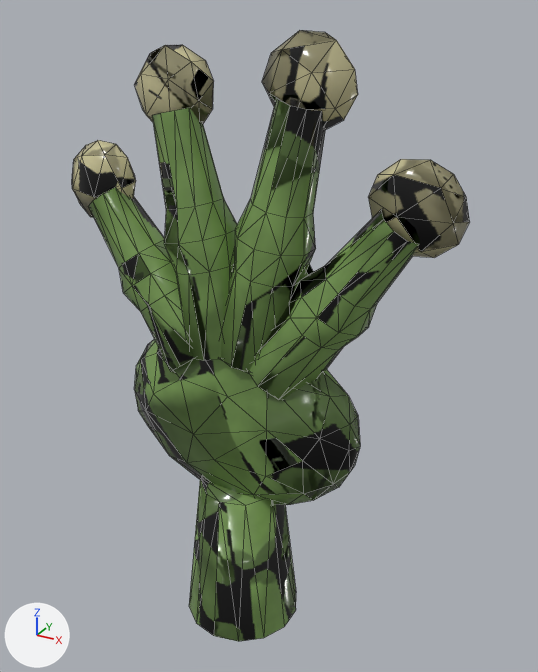
A saved change to the Blender file assets/source/blender/cpart_hand_frog.blend.
Before and after are seen from a camera (50 mm lens) standing at (0.0763, -0.1252, 0.113) and looking at (0.0047, 0.0049, 0.0479). The lights are fixed; the arrows at lower left show +X, +Y and +Z. The older version comes first. Mesh edges are drawn as thin lines.

Names of what the first picture shows: 'HandFrog', 'Pads'.
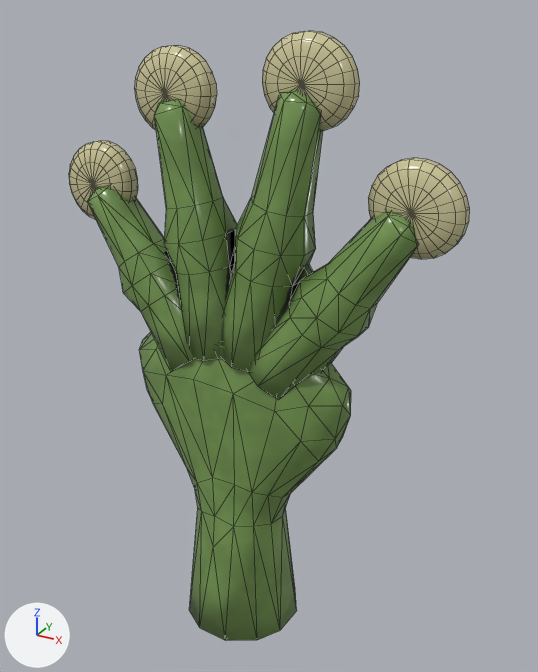
What differs and where, as boxes (x1, y1, x2, y2) in the pictures (538 x 672 px; the box of a moved part takes in the faces that stretch with it):
'HandFrog', reshaped
    before: (89, 98, 419, 641)
    after: (87, 90, 418, 641)
'Pads', reshaped
    before: (72, 30, 469, 258)
    after: (69, 31, 470, 259)
part 1 of me_handfrog_mesh, rebuilt (86% taller)
    before: (135, 339, 360, 505)
    after: (139, 332, 351, 641)
part 2 of me_handfrog_mesh, deleted
    before: (189, 478, 296, 641)
part 3 of me_handfrog_mesh, moved or reshaped
    before: (89, 98, 419, 371)
    after: (87, 90, 418, 370)
part 4 of me_handfrog_mesh, surface changed
    both: (124, 114, 417, 399)
part 5 of me_pads_mesh, rebuilt (8% wider)
    before: (72, 140, 136, 218)
    after: (69, 140, 138, 219)
part 6 of me_pads_mesh, rebuilt
    before: (368, 159, 469, 258)
    after: (368, 158, 470, 259)
part 7 of me_pads_mesh, rebuilt
    before: (262, 30, 358, 130)
    after: (262, 31, 360, 131)
part 8 of me_pads_mesh, rebuilt (6% taller)
    before: (134, 45, 214, 125)
    after: (134, 45, 217, 130)

The change, as a diff of the scene's bpy script:
```diff
--- a/assets/source/blender/cpart_hand_frog.blend.py
+++ b/assets/source/blender/cpart_hand_frog.blend.py
@@ me_handfrog_mesh @@
-me_handfrog_mesh.from_pydata(...)  # 341 vertices, 572 faces; spans x -0.0366..0.0384, y -0.0137..0.0137, z -0.024..0.0984
+me_handfrog_mesh.from_pydata(...)  # 330 vertices, 628 faces; spans x -0.037..0.0389, y -0.0136..0.0136, z -0.0249..0.1004
+# me_handfrog_mesh part 1: the loose piece of 86 vertices spanning x -0.029..0.029, y -0.0084..0.0084, z 0.008..0.052 is rebuilt with 105 vertices and now spans x -0.0266..0.0266, y -0.0136..0.0136, z -0.0249..0.0533
+# me_handfrog_mesh part 2: the loose piece of 25 vertices spanning x -0.0134..0.0134, y -0.0137..0.0137, z -0.024..0.012 is deleted
+# me_handfrog_mesh part 3
+# 65 vertices are removed from x -0.0366..0.0384, y -0.0084..0.0084, z 0.04..0.0984
+# 179 faces are deleted
+# 7 vertices in x 0.0045..0.0301, y -0.0062..0.0062, z 0.0614..0.0795 move by (0.0001, 0.0, 0.0002)
+# 6 vertices in x 0.0206..0.0301, y -0.0062..0.0062, z 0.0614..0.0684 move by (0.0001, 0.0, 0.0001)
+# 5 vertices in x -0.0243..0.0161, y -0.0062..0.0062, z 0.0633..0.0771 move by (0.0, 0.0, 0.0002)
+# 5 vertices in x -0.0134..-0.0041, y -0.005..0.005, z 0.0757..0.0777 move by (-0.0001, 0.0, 0.0002)
+# 4 vertices move from x -0.029..0.0143, y -0.0019..0.005, z 0.0599..0.0975 to x -0.0291..0.0139, y -0.0019..0.005, z 0.06..0.0979
+# 60 vertices are added at x -0.037..0.0389, y -0.0081..0.0081, z 0.0414..0.1004
+# 231 new faces join them
+# me_handfrog_mesh part 4: 191 kept faces spanning x -0.0291..0.0384, y -0.0084..0.0084, z 0.0382..0.0965 get new texture (UV) coordinates
 me_handfrog_mesh.materials.append(mat_m_handfrogskin)
@@ me_pads_mesh @@
 # used by ob_pads; parent = ob_handfrog; location = (0.0, 0.0, 0.0)
-me_pads_mesh.from_pydata(...)  # 88 vertices, 160 faces; spans x -0.0441..0.0459, y -0.0022..0.0046, z 0.0693..0.1095
+me_pads_mesh.from_pydata(...)  # 584 vertices, 672 faces; spans x -0.0439..0.0457, y -0.0022..0.0046, z 0.0695..0.1094
+# me_pads_mesh part 5: the loose piece of 22 vertices spanning x -0.0441..-0.0258, y -0.0022..0.0046, z 0.0693..0.087 is rebuilt with 146 vertices and now spans x -0.0439..-0.026, y -0.0022..0.0046, z 0.0695..0.0868
+# me_pads_mesh part 6: the loose piece of 22 vertices spanning x 0.0276..0.0459, y -0.0022..0.0046, z 0.0718..0.0893 is rebuilt with 146 vertices and now spans x 0.0278..0.0457, y -0.0022..0.0046, z 0.0719..0.0892
+# me_pads_mesh part 7: the loose piece of 22 vertices spanning x 0.0056..0.0244, y -0.0022..0.0046, z 0.0923..0.1095 is rebuilt with 146 vertices and now spans x 0.0059..0.0242, y -0.0022..0.0046, z 0.0924..0.1094
+# me_pads_mesh part 8: the loose piece of 22 vertices spanning x -0.0239..-0.0053, y -0.0022..0.0046, z 0.0894..0.1067 is rebuilt with 146 vertices and now spans x -0.0236..-0.0053, y -0.0022..0.0046, z 0.0895..0.1065
 me_pads_mesh.materials.append(mat_m_handfrogpad)
```
